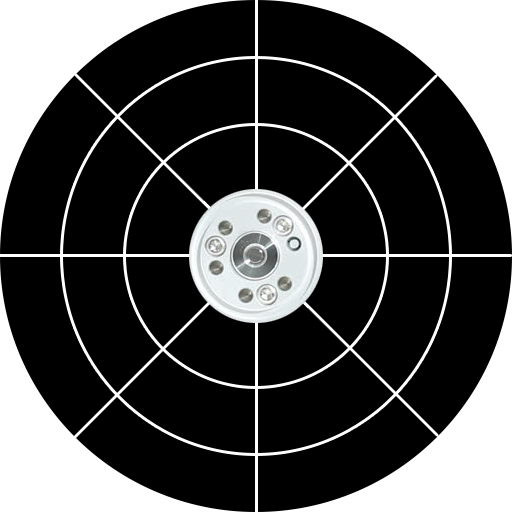
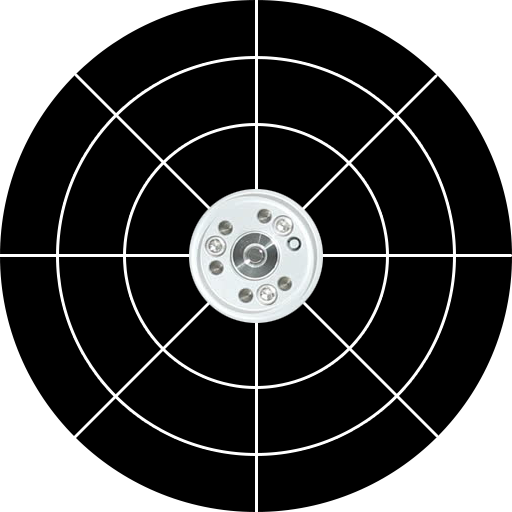
The second 512 × 512 image is a revision of the first. Changes to its layers:
pixels changed over [56, 56, 456, 456] (layer not identified)
